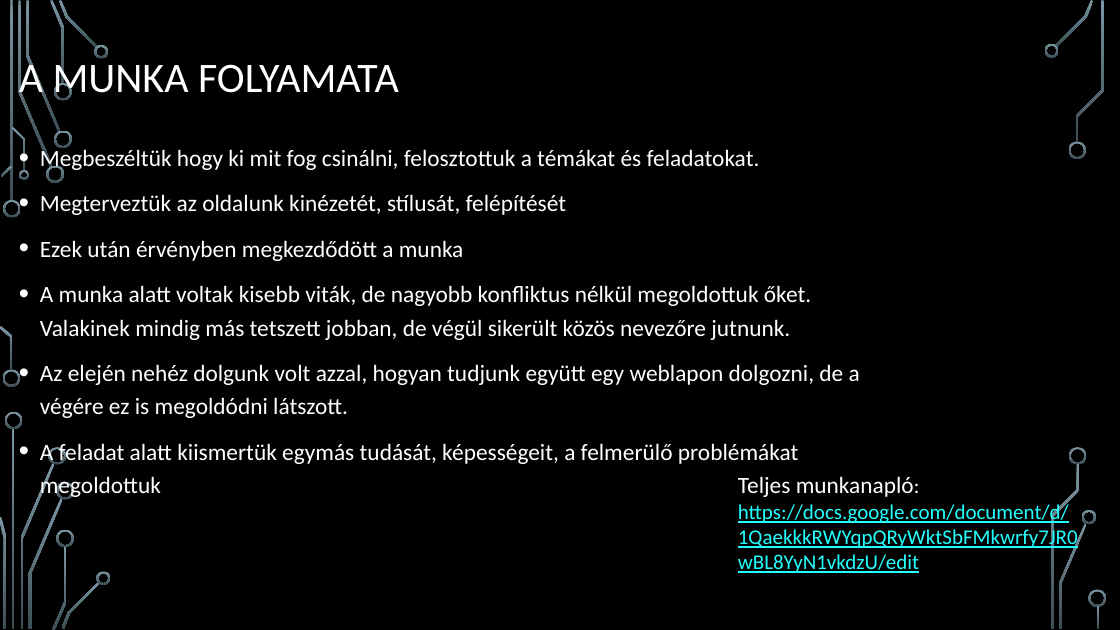
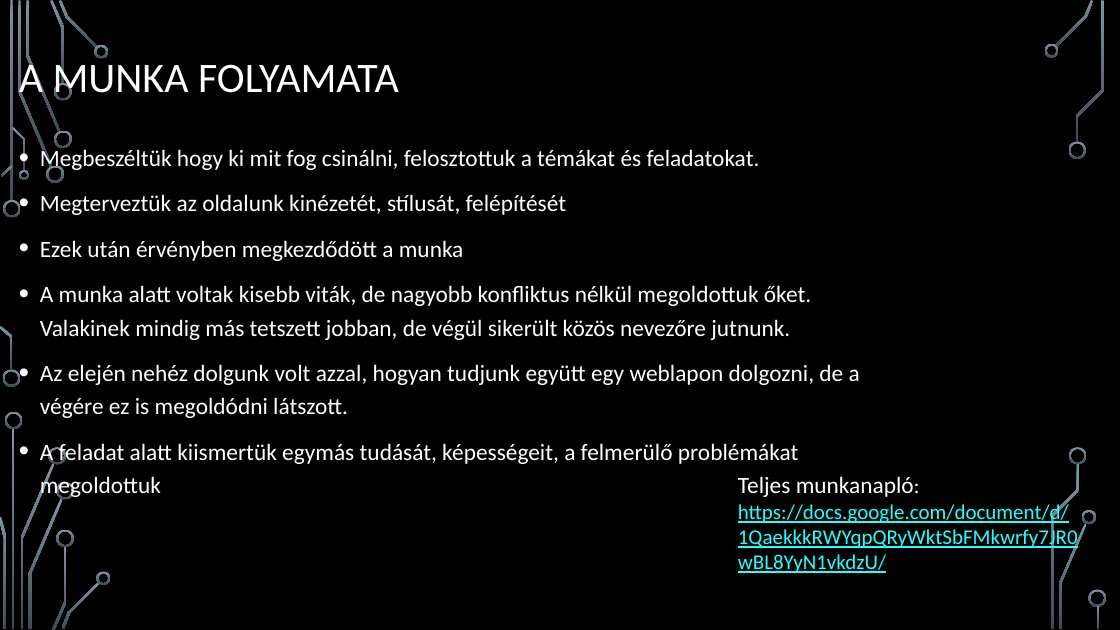
Before and after one commit to Botilori08/IKt-pojektmunka-2, a slide deck: slide 3 of IKT 2.pptx. Drawn at 1120x630 pixels with LibreOffice and Linux fonts; fonts in the diff are those of the drawing; background and template pictures are left out. Boxes give left, top, right and bottom in pixels: in the first picture for what was removed or moved away, otherwise in the second. Text is boxed around its words. In the diff, an @@ line names an element or a change of style, - is before the commit and + after.

Commit message:
new

```diff
--- a/IKT 2.pptx
+++ b/IKT 2.pptx
@@ text at box(738, 476, 1069, 525): text changed @@
-Teljes munkanapló:
-https://docs.google.com/document/d/1QaekkkRWYqpQRyWktSbFMkwrfy7JR0wBL8YyN1vkdzU/edit
+Teljes munkanapló:
+https://docs.google.com/document/d/1QaekkkRWYqpQRyWktSbFMkwrfy7JR0wBL8YyN1vkdzU/
```
Also in this commit, not shown: 1 slide added.
